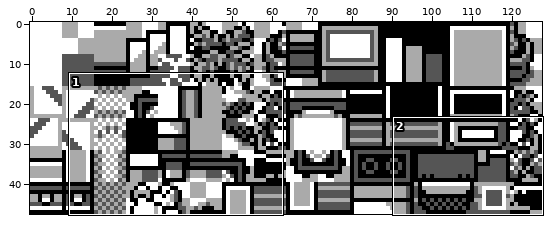
Sprite sheet, stored at gfx/tilesets/facility.png. Above: a wide view before the commit, with the close-up outlined.
Close-up. Before the edit:
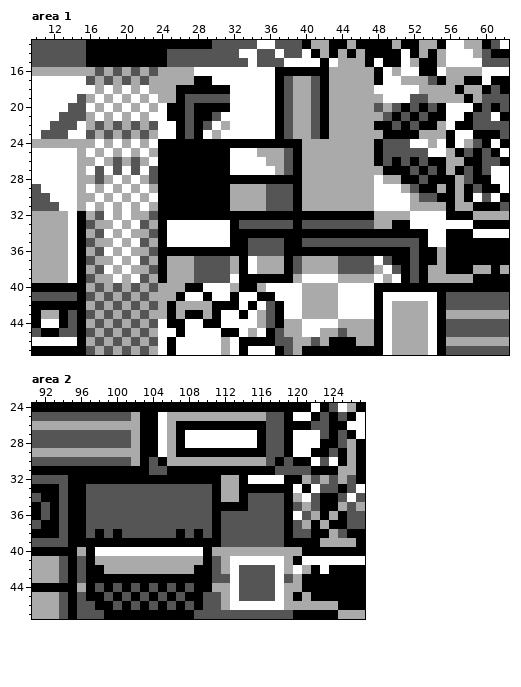
The file is 128x48 pixels. Shown: area 1: x 10..62, y 13..47; area 2: x 91..127, y 24..47.
After the commit:
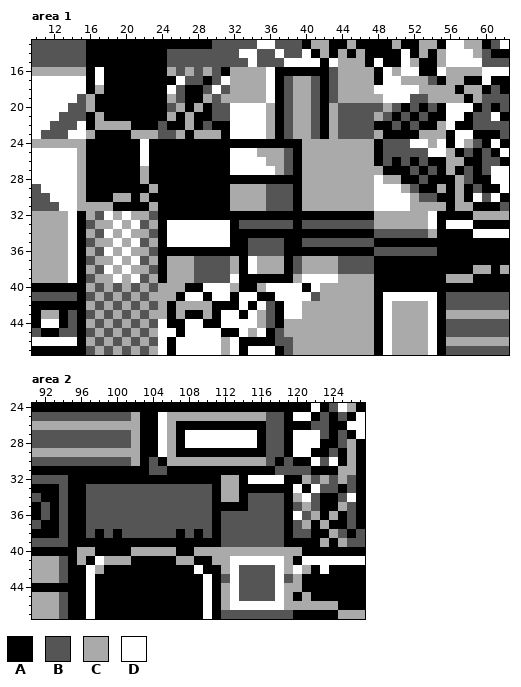
Palette (. is transparent): A #000000  B #555555  C #aaaaaa  D #ffffff
Difference:
Area 1:
y 16: x 16..24 CBCBCBCBC -> ADAAAAAAA; x 26 C -> B; x 28..35 DDDDDDDD -> BCBACCCC; x 43 C -> B
y 17: x 16..28 BCBCBCBCCCCCA -> ADAAAAAAAADBB; x 30 D -> B; x 32..35 DDDD -> CCCC; x 43 C -> B
y 18: x 16 D -> A; x 18..26 DCDCDCCCA -> AAAAAAADB; x 29..35 AAADDDD -> BDBCCCC; x 43 C -> B
y 19: x 17..24 DCDCDCDC -> AAAAAAAA; x 26..29 ABBB -> BAAC; x 31..35 BDDDD -> CCCCC; x 43 C -> B
y 20: x 16..28 DCDCDCDCDAABA -> CAAAAAAAABCAC; x 30..31 AA -> BB; x 36 D -> C; x 44..47 CCCC -> BBBB
y 21: x 16..25 CDCDCDCDDA -> ACAAAAAAAC; x 27 B -> C; x 31 D -> B; x 36 D -> C; x 44..47 CCCC -> BBBB
y 22: x 16..17 CB -> AC; x 19 B -> C; x 21..25 BCBDD -> AAABA; x 27 B -> C; x 30..31 DC -> AA; x 36 D -> C; x 44..47 CCCC -> BBBB
y 23: x 16..20 BCBCB -> CAAAA; x 22 B -> C; x 24..29 DDABAD -> BBCACC; x 31 D -> A; x 36 D -> C; x 44..47 CCCC -> BBBB
y 24: x 16..23 CDCDCDCD -> AAAAAADA
y 25: x 16..21 DCDCDC -> AAAAAA; x 23 C -> A
y 26: x 16..23 CDCBCBCD -> AAAAAADA
y 27: x 16..23 DBDBDBDB -> AAAAAACA
y 28: x 16..21 CBCDCD -> AAAAAA; x 23 B -> A
y 29: x 16..22 DCDCDCD -> AAAAAAA
y 30: x 16..19 CDCD -> AAAC; x 21 D -> A; x 23 D -> A
y 31: x 16 D -> C; x 18..22 DCDCD -> CAAAA
y 32: x 52..53 DD -> CC; x 55 D -> A
y 33: x 50..53 AADD -> CCCC; x 55 D -> A
y 34: x 48..55 AAAAAADD -> BBBBBBCA
y 35: x 48..52 BBBBB -> AAAAA; x 54..55 DD -> AA
y 36: x 48..51 AAAA -> BBBB; x 53..55 AAC -> BBA
y 37: x 48..49 DB -> AA; x 52 B -> A; x 55 C -> A
y 38: x 48..50 CDB -> AAA; x 52 B -> A; x 54..55 CC -> AA
y 39: x 48..50 DCD -> AAA; x 52 B -> A; x 54..55 CC -> AA
y 40: x 40..41 CC -> AD; x 44..47 DDDD -> CCCC
y 41: x 40..41 CC -> DB; x 44..47 DDDD -> CCCC
y 42..43: x 44..47 DDDD -> CCCC
y 44: x 40..43 DDDD -> CCCC
y 45: x 40..41 DD -> CC; x 44 B -> C
y 46: x 41 B -> C; x 43..45 AAA -> CCC
y 47: x 40..47 AAAAAAAA -> CCCCCCCC
Area 2:
y 33: x 127 D -> A
y 34: x 127 B -> A
y 35: x 127 C -> A
y 36..37: x 127 B -> A
y 38: x 127 A -> B
y 39: x 124 C -> A; x 126..127 CA -> BB
y 40: x 97..110 ADDDDDDDDDDDDA -> CAAAACCCCCAACC
y 41: x 96 B -> C; x 98 C -> D; x 102..106 CCCCC -> AAAAA; x 109 C -> A; x 111 B -> C
y 42: x 96..109 BAACCCCCCCCCCA -> ADCAAAAAAAAAAD; x 111 B -> A
y 43: x 96..97 BA -> AD; x 110..111 AB -> DA
y 44: x 96..98 CAB -> ADA; x 100 B -> A; x 102 B -> A; x 104 B -> A; x 106 B -> A; x 108 B -> A; x 110..111 AC -> DA
y 45: x 96..97 BA -> AD; x 99 B -> A; x 101 B -> A; x 103 B -> A; x 105 B -> A; x 107 B -> A; x 110..111 BB -> DA
y 46: x 96..97 BB -> AD; x 100 B -> A; x 102 B -> A; x 104 B -> A; x 106 B -> A; x 108 B -> A; x 110..111 BB -> DA
y 47: x 96..98 BBB -> ADA; x 109..111 BBB -> ADA
Boxes around the changes in both close-ups, in picture pixels (x1, y1, x2, y2):
changed: (86, 67, 275, 211)
changed: (329, 67, 374, 139)
changed: (302, 211, 446, 355)
changed: (329, 484, 365, 547)
changed: (77, 547, 221, 619)
